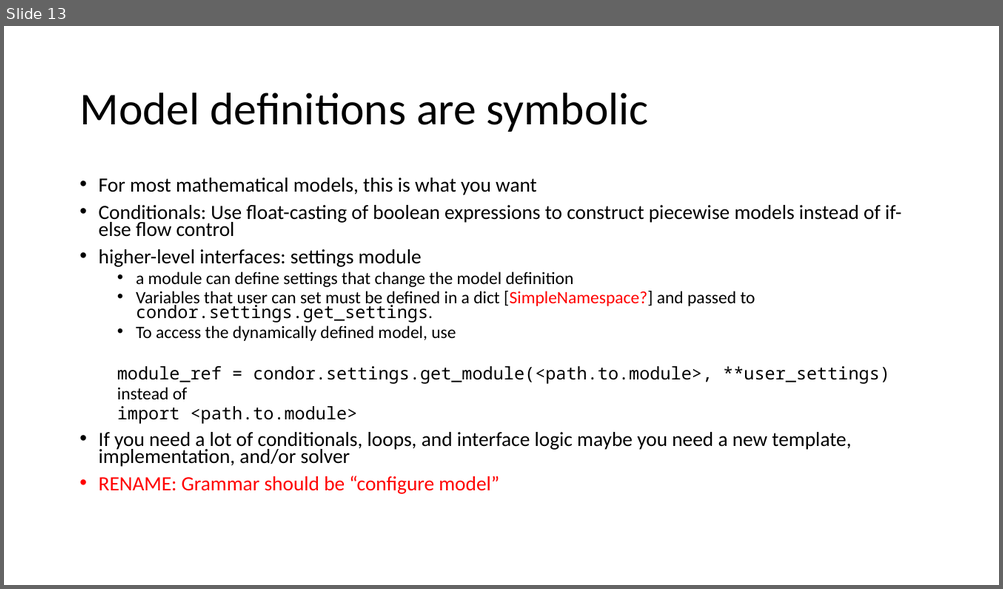
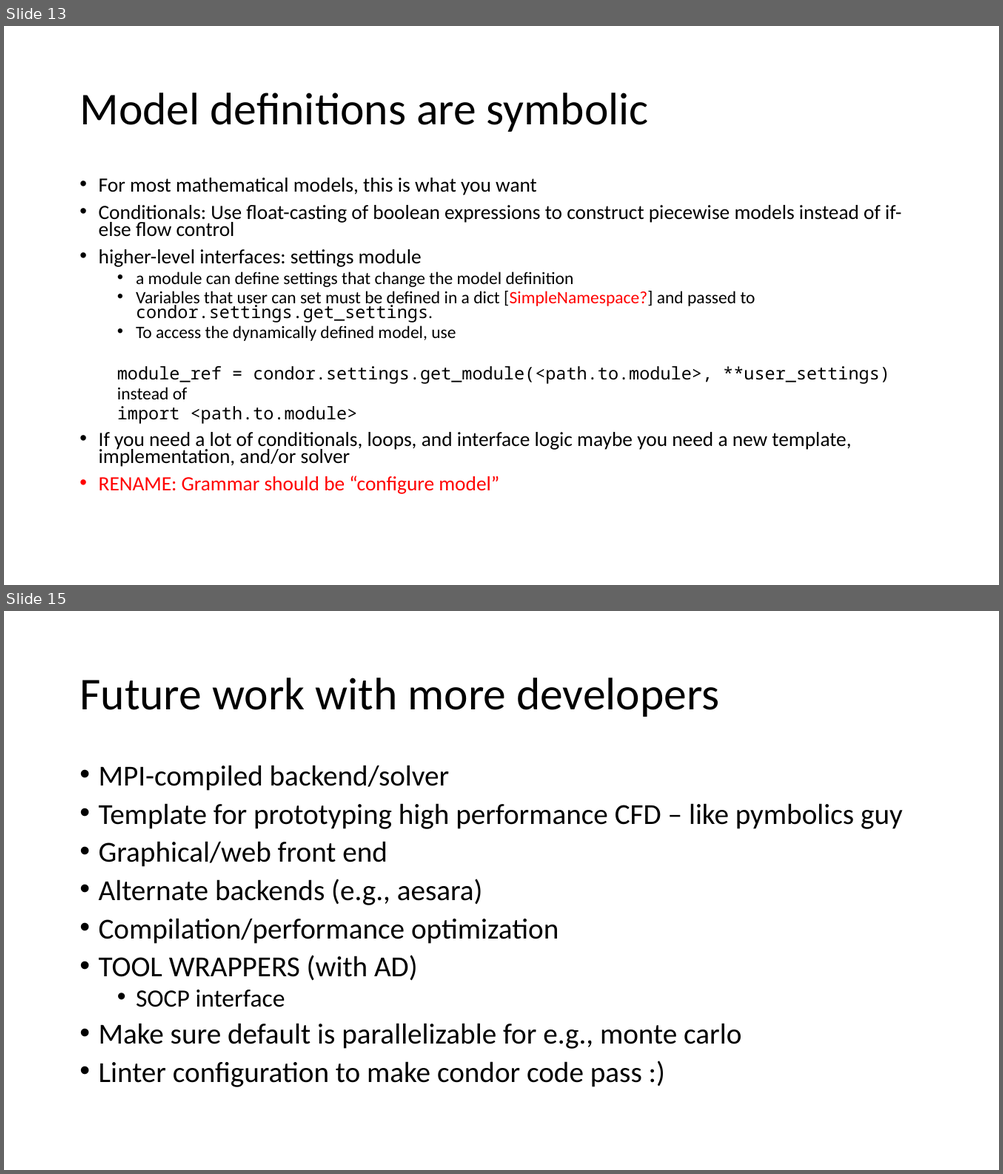
Before and after one commit to nlistgarten/condor, a slide deck: design/condor.pptx. Shown one above the other, each under a label of ours: slide 13 before the commit, slides 13 and 15 after it; the slides between them are not shown. The pictures are 1003x589 and 1003x1174 pixels, drawn with LibreOffice and Linux fonts; fonts in the diff are those of the drawing. Boxes give left, top, right and bottom in pixels: in the first picture for what was removed or moved away, otherwise in the second. Text is boxed around its words. In the diff, an @@ line names an element or a change of style, - is before the commit and + after.

```diff
--- a/design/condor.pptx
+++ b/design/condor.pptx
@@ slide 15 added at (4,611,999,1170), background #FFFFFF @@
@@ title added at (79,678,720,717), 44 pt, text #000000 @@
+Future work with more developers
@@ text added at (99,765,902,1088), 28 pt, text #000000 @@
+• MPI-compiled backend/solver
+• Template for prototyping high performance CFD – like pymbolics guy
+• Graphical/web front end
+• Alternate backends (e.g., aesara)
+• Compilation/performance optimization
+• TOOL WRAPPERS (with AD)
+  • SOCP interface
+• Make sure default is parallelizable for e.g., monte carlo
+• Linter configuration to make condor code pass :)
```
Also in this commit, not shown: 2 slides changed, 2 other slides added.
